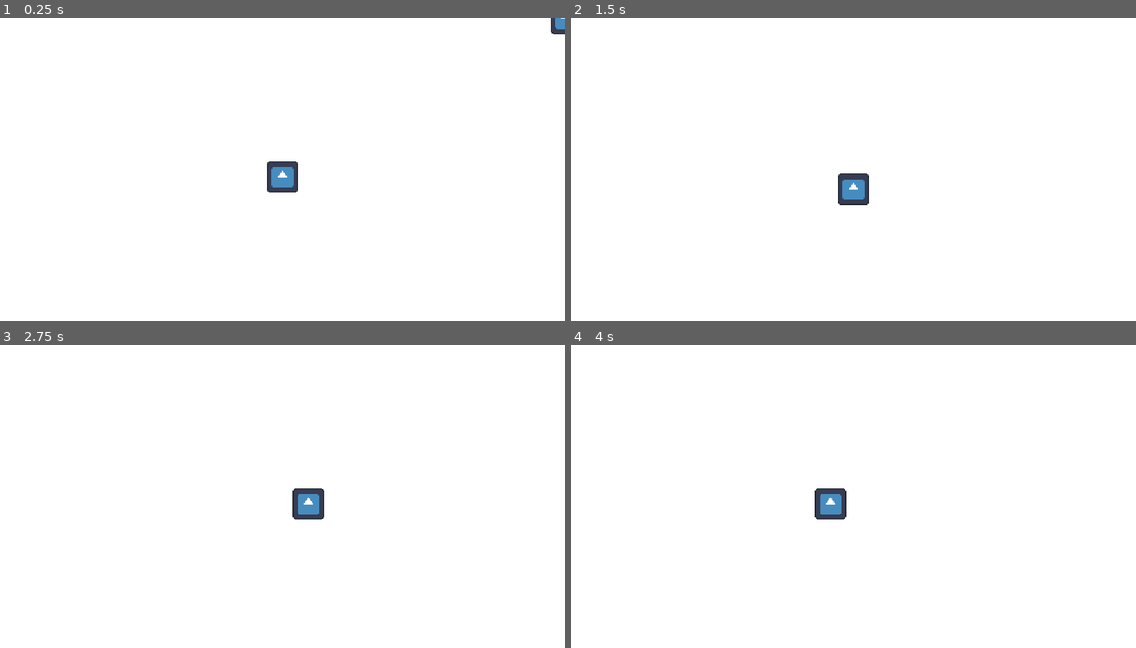
Above: before the commit, frames 1-4 (two rows, left to right).
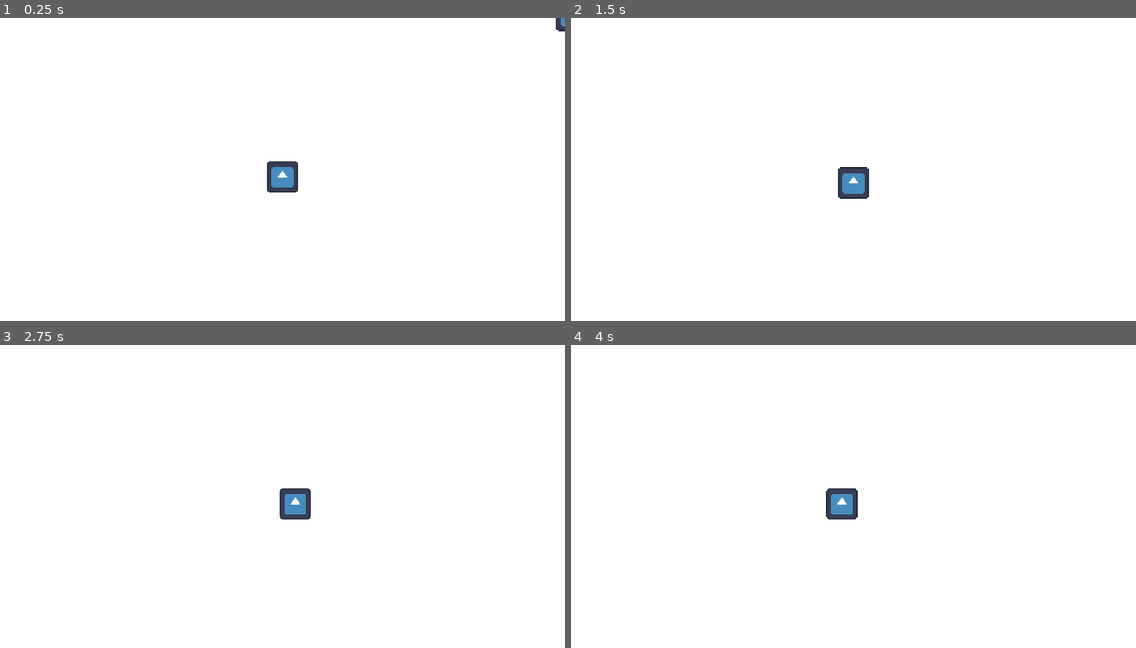
Above: after the commit, the same moments.

Repository: Zach076/roguelike
Game: Godot game, scene res://playfield.tscn
Same seed, same stepped clock (60 frames per second), same inputs: the game is played once before the commit and once after it. The project has no main scene, so this scene is started directly. The engine's default icon, where the game draws it, is replaced by a stand-in: a white triangle on a blue panel in a dark square.
Inputs:
- Up to frame 1 (0.25 s): no input
- Up to frame 2 (1.5 s): tap Enter at 0.5 s; hold D (move_right) 0.53-1.28 s; tap R at 0.6, 1.35 s; hold S (move_down) from 1.28 s (still down)
- Up to frame 3 (2.75 s): release S (move_down) at 2.03 s; hold D (move_right) from 2.03 s (still down); tap R at 2.1 s
- Up to frame 4 (4 s): release D (move_right) at 2.78 s; hold W (move_up) 2.78-3.53 s; tap R at 2.85, 3.6 s; hold A (move_left) from 3.53 s (still down)

The runs differ from the first frame. In frame 1, 0.1% of the frame differs, in the area x 97-100%, y 0-6%; in frame 2, 0.4%; in frame 3, 0.6%, in the area x 49-58%, y 47-58%; in frame 4, 0.6%.

Commit message:
code cleanup and initial health variables

Diff:
--- a/character.gd
+++ b/character.gd
@@ -1,6 +1,7 @@
 extends CharacterBody2D
 
-@export var speed: float = 300.0
+@export var speed: float = 150.0
+@export var health: int = 100
 
 func _physics_process(_delta: float) -> void:
 	var input := Vector2.ZERO
--- a/mob.gd
+++ b/mob.gd
@@ -1,6 +1,7 @@
 extends CharacterBody2D
 
-@export var speed: float = 150.0
+@export var speed: float = 100.0
+@export var health: int = 10
 
 @onready var player: CharacterBody2D = get_node("../CharacterBody2D")
 
--- a/project.godot
+++ b/project.godot
@@ -41,6 +41,11 @@
 "events": [Object(InputEventKey,"resource_local_to_scene":false,"resource_name":"","device":-1,"window_id":0,"alt_press …(192 unchanged characters)…
 ]
 }
+reset={
+"deadzone": 0.2,
+"events": [Object(InputEventKey,"resource_local_to_scene":false,"resource_name":"","device":-1,"window_id":0,"alt_pressed":false,"shift_pressed":false,"ctrl_pressed":false,"meta_pressed":false,"pressed":false,"keycode":0,"physical_keycode":82,"key_label":0,"unicode":114,"location":0,"echo":false,"script":null)
+]
+}
 
 [physics]
 
Not shown, changed: .gitignore
